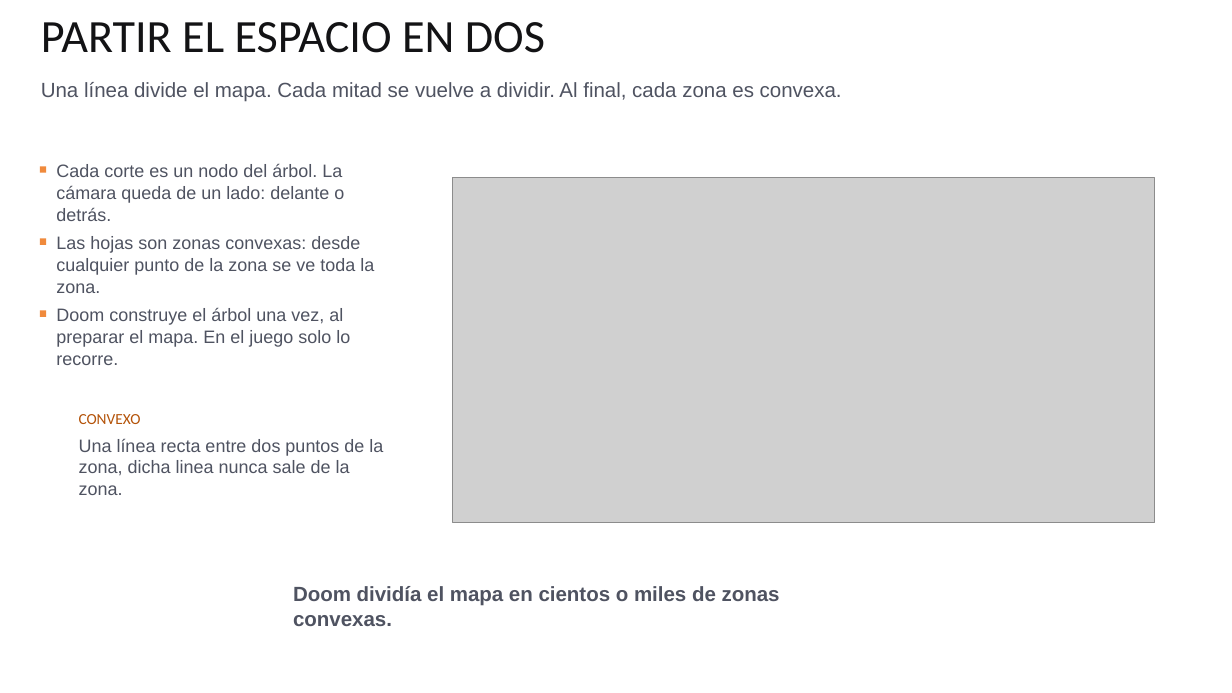
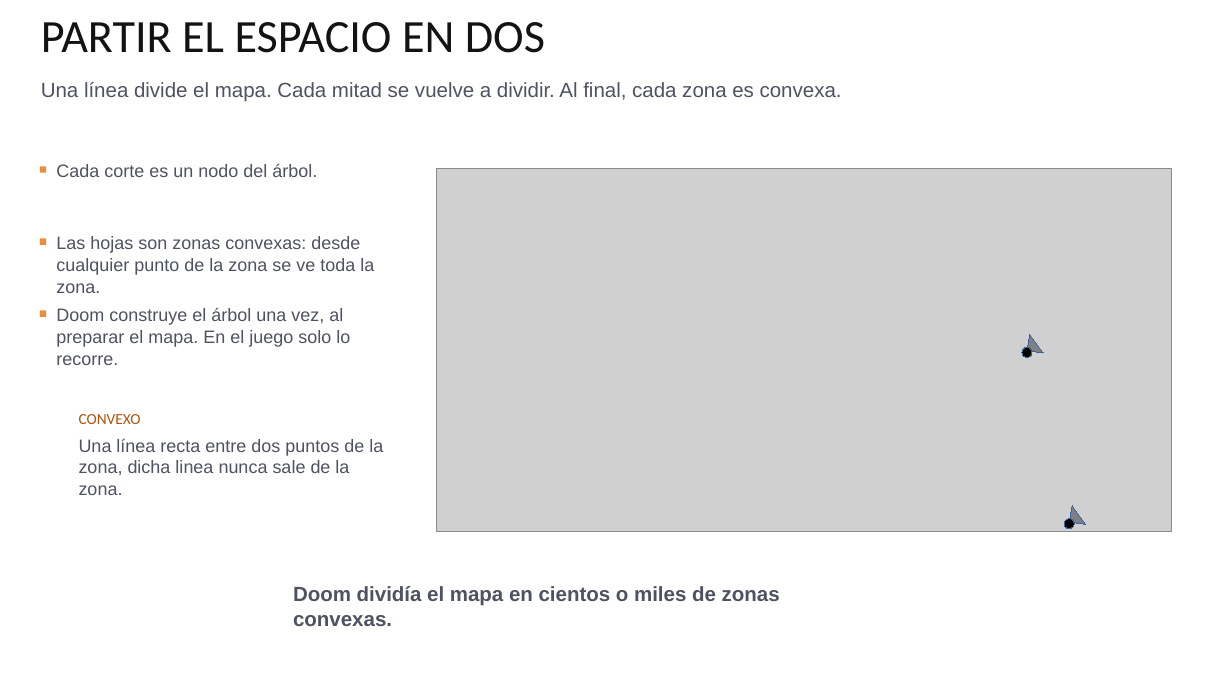
Before and after one commit to abala-tec/TC2005B, a slide deck: slide 8 of T8/T8.4-game-dev-princ/T8.4-id-Software-Game-Development-Principles.pptx. Drawn at 1232x693 pixels with LibreOffice and Linux fonts; fonts in the diff are those of the drawing; grey boxes stand for pictures; background and template pictures are left out. Boxes give left, top, right and bottom in pixels: in the first picture for what was removed or moved away, otherwise in the second. Text is boxed around its words. In the diff, an @@ line names an element or a change of style, - is before the commit and + after.

```diff
--- a/T8/T8.4-game-dev-princ/T8.4-id-Software-Game-Development-Principles.pptx
+++ b/T8/T8.4-game-dev-princ/T8.4-id-Software-Game-Development-Principles.pptx
@@ text at bbox=[56, 163, 317, 177]: text changed @@
-Cada corte es un nodo del árbol. La cámara queda de un lado: delante o detrás.
+Cada corte es un nodo del árbol.
@@ picture: place and size @@
-picture at bbox=[453, 178, 1155, 523]
+picture at bbox=[436, 168, 1171, 531]
@@ triangle added at bbox=[1020, 334, 1044, 360], fill #808080, outline #3465A4 0 pt @@
@@ ellipse added at bbox=[1022, 348, 1032, 358], fill #000000, outline #3465A4 0 pt @@
@@ triangle added at bbox=[1063, 506, 1086, 532], fill #808080, outline #3465A4 0 pt @@
@@ ellipse added at bbox=[1065, 518, 1075, 529], fill #000000, outline #3465A4 0 pt @@
```
Also in this commit, not shown: 2 other slides changed, 2 other files.
